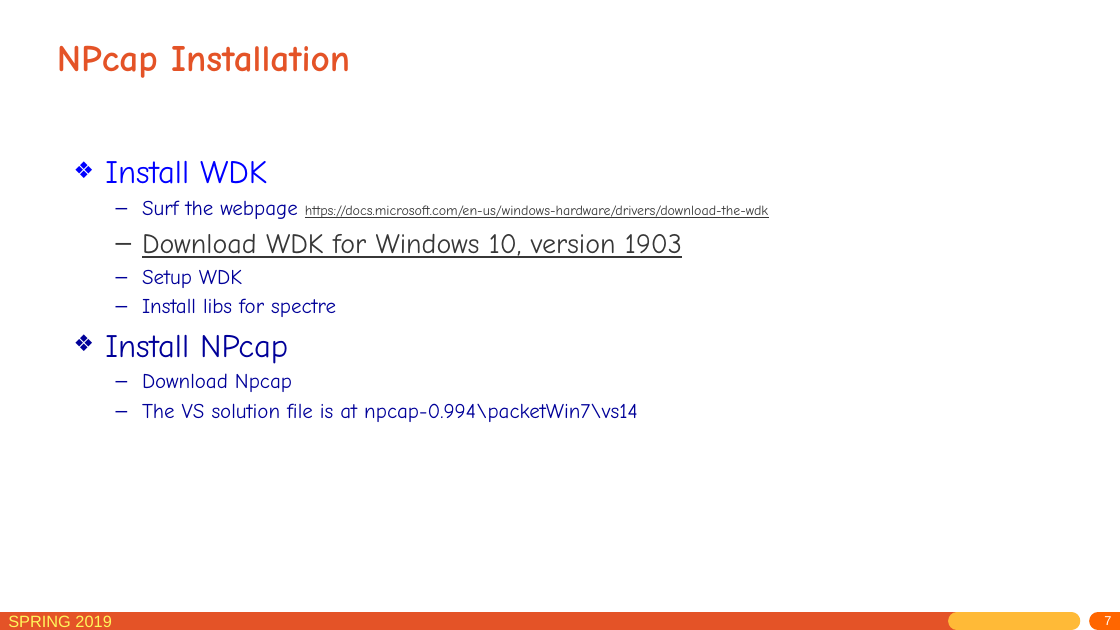
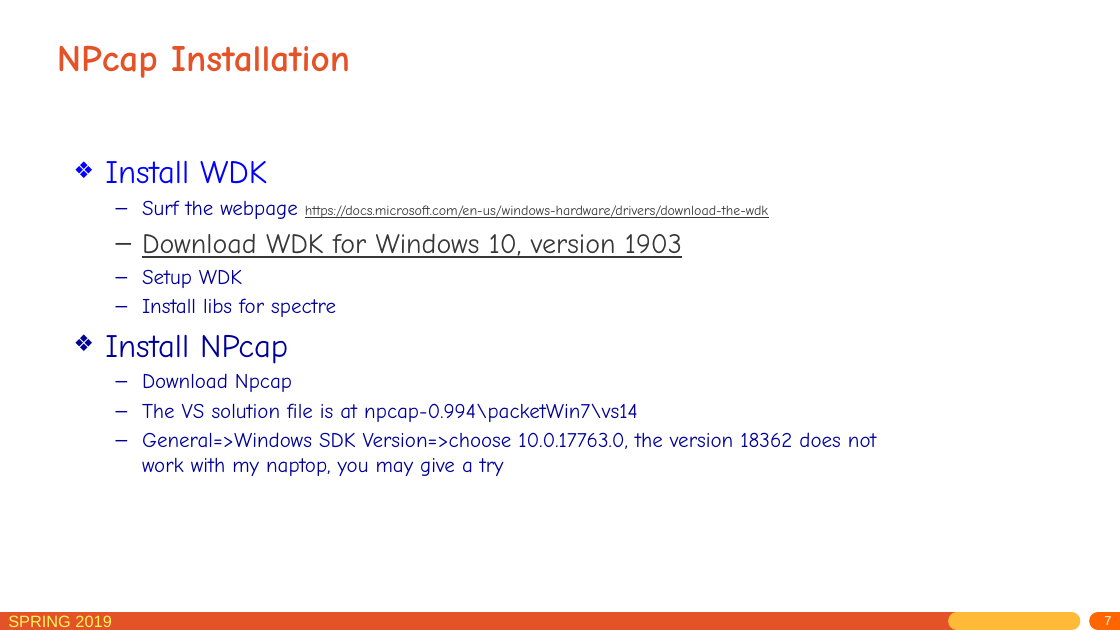
Before and after one commit to jichenghu/PPT_networkDistributed, a slide deck: slide 7 of lab_0.pptx. Drawn at 1120x630 pixels with LibreOffice and Linux fonts; fonts in the diff are those of the drawing. Boxes give left, top, right and bottom in pixels: in the first picture for what was removed or moved away, otherwise in the second. Text is boxed around its words. In the diff, an @@ line names an element or a change of style, - is before the commit and + after.

```diff
--- a/lab_0.pptx
+++ b/lab_0.pptx
@@ text at box(142, 432, 877, 476): paragraph added @@
+  – General=>Windows SDK Version=>choose 10.0.17763.0, the version 18362 does not work with my naptop, you may give a try
```
